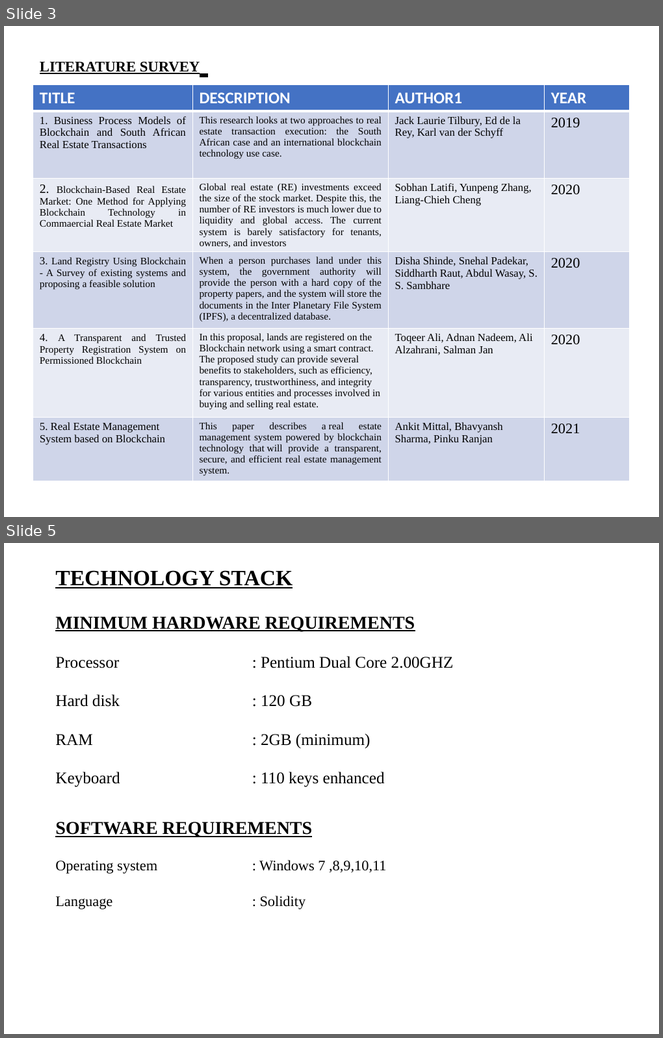
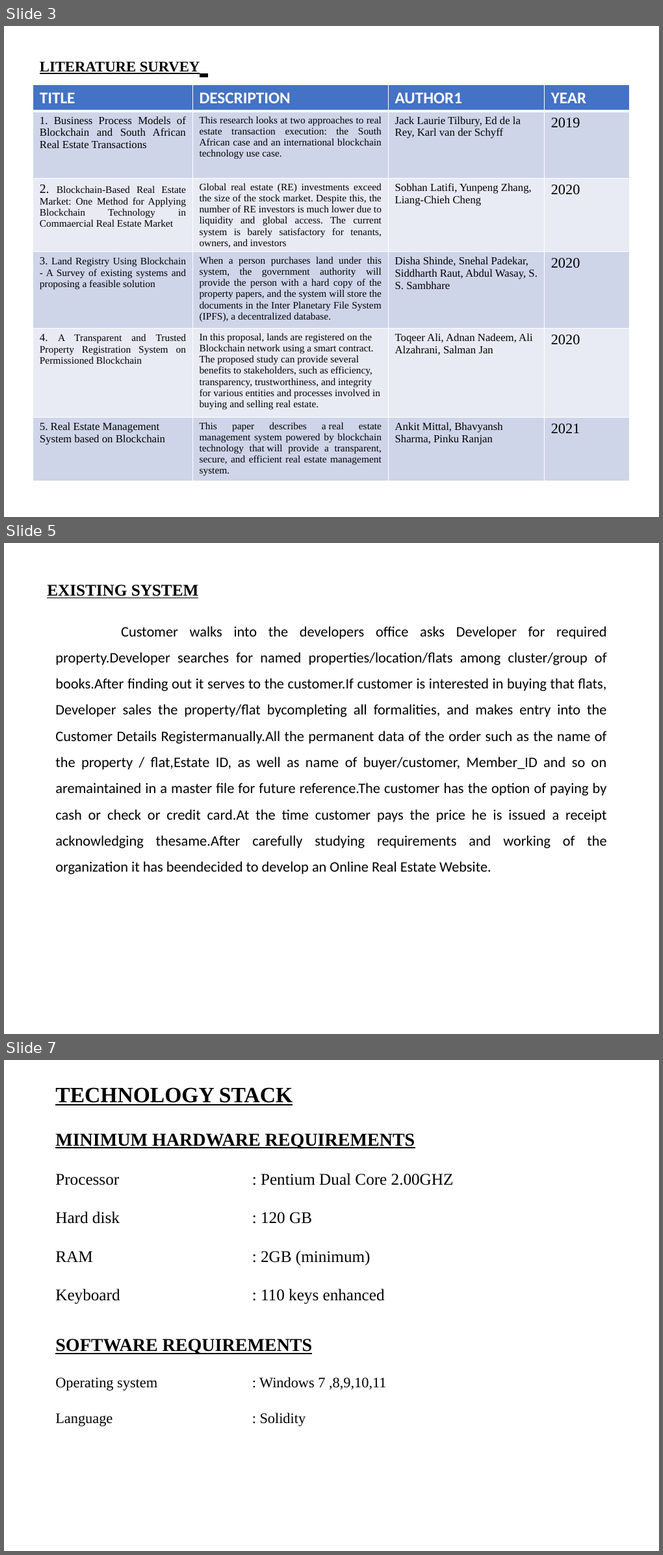
Before and after one commit to vignashmahendran/Project-Team-C14, a slide deck: Presentation/C14.pptx. Shown one above the other, each under a label of ours: slides 3 and 5 before the commit, slides 3, 5 and 7 after it; the slides between them are not shown. The pictures are 663x1038 and 663x1555 pixels, drawn with LibreOffice and Linux fonts; fonts in the diff are those of the drawing. Boxes give left, top, right and bottom in pixels: in the first picture for what was removed or moved away, otherwise in the second. Text is boxed around its words. In the diff, an @@ line names an element or a change of style, - is before the commit and + after.

Commit message:
NEW

```diff
--- a/Presentation/C14.pptx
+++ b/Presentation/C14.pptx
@@ slide 5 added at <box>4,543,659,1034</box>, background #FFFFFF @@
@@ text added at <box>47,585,199,598</box>, 18 pt, text #000000, bold, underline @@
+EXISTING SYSTEM
@@ text added at <box>55,626,607,875</box>, 16 pt, text #000000 @@
+Customer walks into the developers office asks Developer for required property.Developer searches for named properties/location/flats among cluster/group of books.After finding out it serves to the customer.If customer is interested in buying that flats, Developer sales the property/flat bycompleting all formalities, and makes entry into the Customer Details Registermanually.All the permanent data of the order such as the name of the property / flat,Estate ID, as well as name of buyer/customer, Member_ID and so on aremaintained in a master file for future reference.The customer has the option of paying by cash or check or credit card.At the time customer pays the price he is issued a receipt acknowledging thesame.After carefully studying requirements and working of the organization it has beendecided to develop an Online Real Estate Website.
@@ what was slide 5 is now slide 7 @@
```
Also in this commit, not shown: 1 other slide added.
